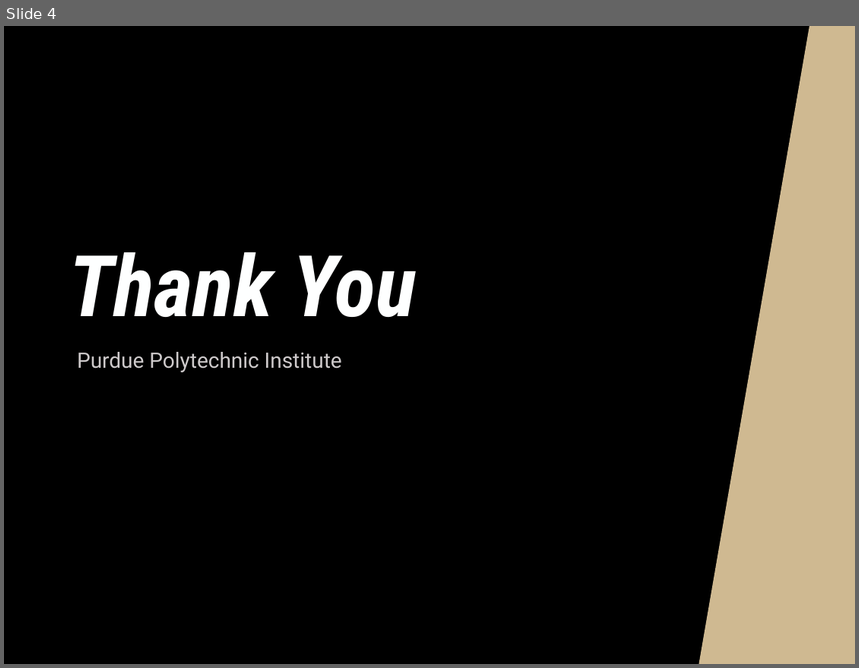
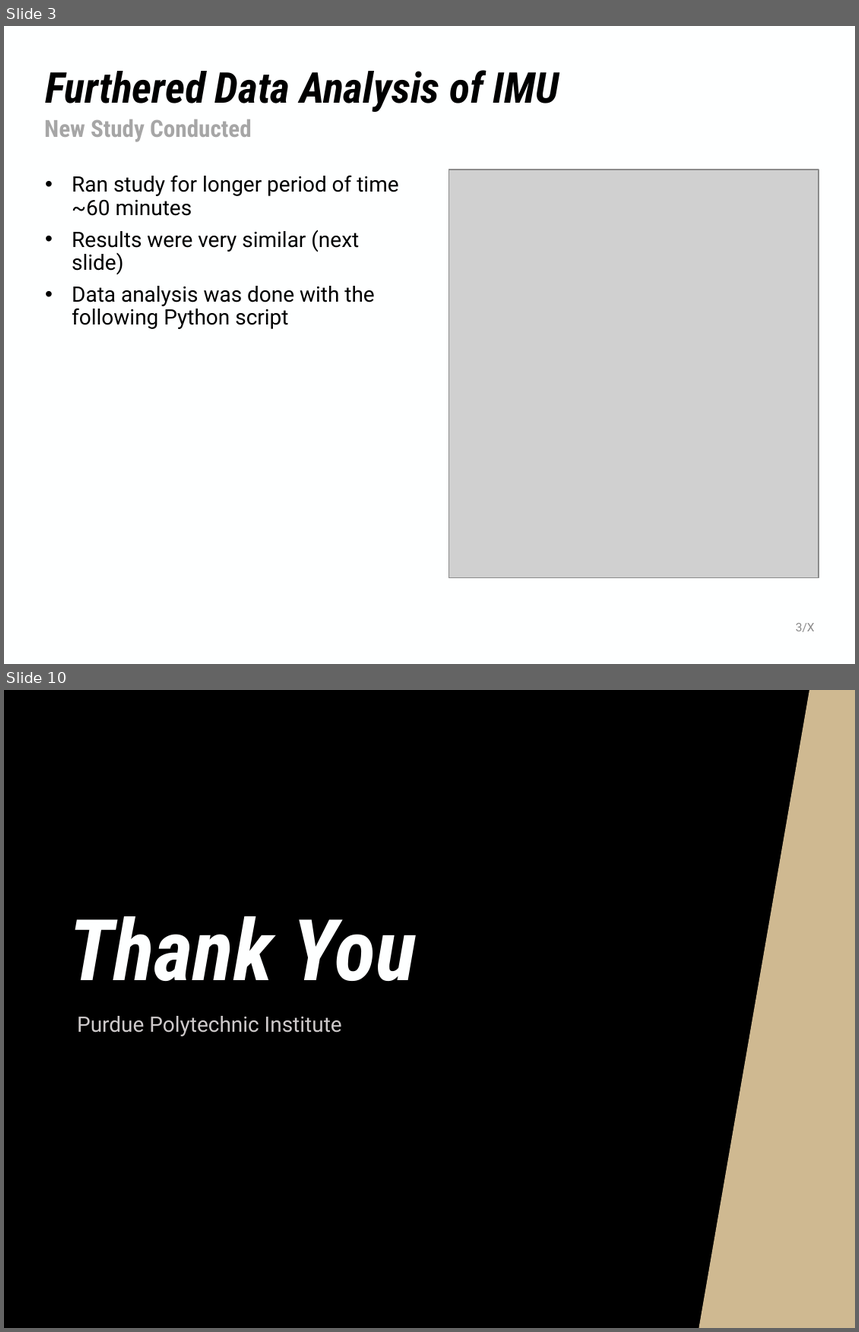
Before and after one commit to NHuang58/Biomedical_Device_PCB, a slide deck: Documentation/Slides/Week_21.pptx. Shown one above the other, each under a label of ours: slide 4 before the commit, slides 3 and 10 after it; the slides between them are not shown. The pictures are 859x668 and 859x1332 pixels, drawn with LibreOffice and Linux fonts; fonts in the diff are those of the drawing; grey boxes stand for pictures; background and template pictures are left out. Boxes give left, top, right and bottom in pixels: in the first picture for what was removed or moved away, otherwise in the second. Text is boxed around its words. In the diff, an @@ line names an element or a change of style, - is before the commit and + after.

```diff
--- a/Documentation/Slides/Week_21.pptx
+++ b/Documentation/Slides/Week_21.pptx
@@ slide 3 added at bbox=[4, 26, 855, 664], background #FEFFFF @@
@@ title added at bbox=[45, 70, 560, 112], 36 pt, text #000000, bold, italic @@
+Furthered Data Analysis of IMU
@@ text added at bbox=[44, 119, 252, 142], 20 pt, text #A6A6A6, bold @@
+New Study Conducted
@@ text added at bbox=[72, 175, 398, 329], 18 pt, text #000000 @@
+• Ran study for longer period of time ~60 minutes
+• Results were very similar (next slide)
+• Data analysis was done with the following Python script
@@ picture added at bbox=[449, 170, 819, 579] @@
@@ text added at bbox=[796, 623, 815, 632], 10 pt, text #8C8C8C @@
+3/X
@@ what was slide 4 is now slide 10 @@
```
Also in this commit, not shown: 3 slides changed, 5 other slides added, 5 other files.
